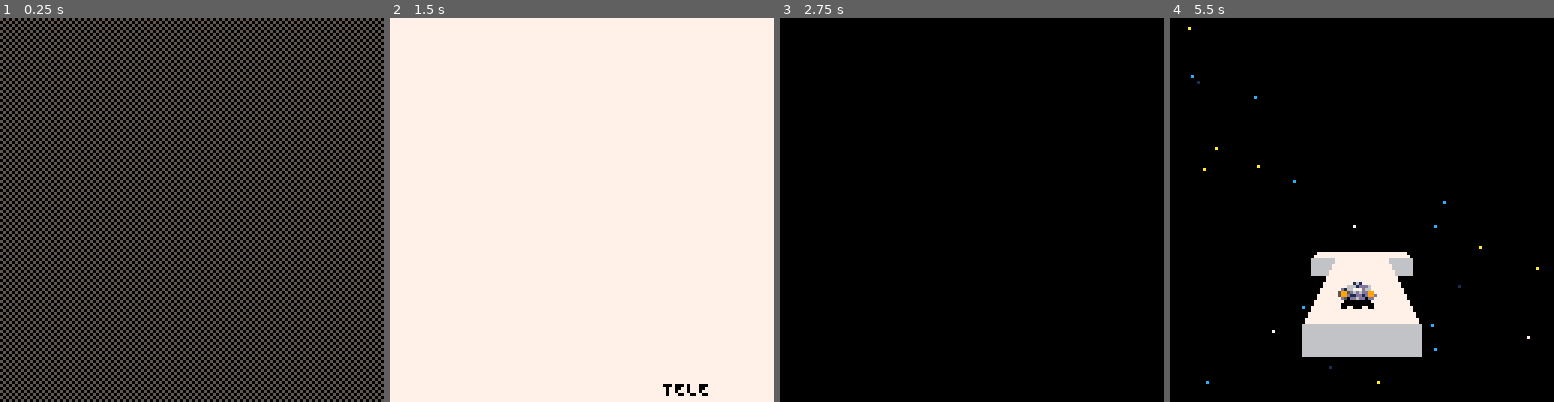
Above: before the commit, frames 1-4 (left to right).
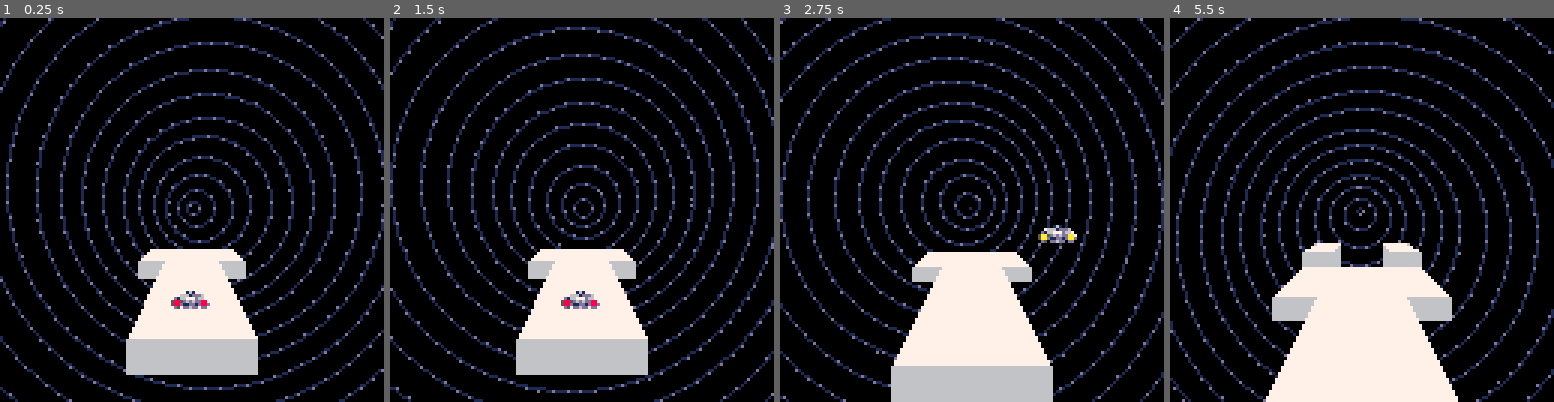
Above: after the commit, the same moments.

Repository: hunterbridges/p8-skyroads
Game: PICO-8 cartridge skyroads.p8
Same seed, same stepped clock (60 frames per second), same inputs: the game is played once before the commit and once after it.
Inputs:
- Up to frame 1 (0.25 s): no input
- Up to frame 2 (1.5 s): tap O (Z key) at 0.7 s
- Up to frame 3 (2.75 s): hold Right 1.6-2.1 s; tap O (Z key) at 1.7, 2.1, 2.5 s; hold Up 2.15-2.42 s; hold Right from 2.47 s (still down)
- Up to frame 4 (5.5 s): tap O (Z key) every 0.4 s from 2.9 to 5.3 s; release Right at 3.03 s; hold Left 3.08-3.58 s; hold Down 3.63-3.97 s; hold Right 4.02-4.68 s; hold Up 4.73-5.03 s; hold Left from 5.08 s (still down)

The runs differ from the first frame. In frame 1, 60% of the frame differs, in the area x 0-100%, y 0-100%; in frame 2, 95%; in frame 3, 24%; in frame 4, 23%.

Commit message:
Warpy bg

Diff:
--- a/bg.lua
+++ b/bg.lua
@@ -2,7 +2,7 @@
 star_f=2
 star_t=0
 stars={}
-cur_bg = 1
+cur_bg = 2
 
 -- bg 1: stars
 function build_stars()
@@ -48,6 +48,48 @@
 	end
 end
 
+-- bg 2: warp
+
+warp_r = 0
+warp_dur = 240
+warp_off = 0
+
+function update_warp()
+    warp_r = warp_r + 0.5
+    warp_r = warp_r % warp_dur
+    warp_off = (warp_off + 1 / 32) % 1
+end
+
+function draw_warp()
+    local x=64
+    local y=64
+    local i
+
+    local step = 4
+    local i = 0
+    while i < 96 do
+        local step_r = (warp_r + i) % warp_dur
+        local rad = flr(i + warp_off * step)
+
+        x = x + cos(step_r / warp_dur)
+        y = y + sin(step_r / warp_dur)
+
+        local circrad = 0
+
+        circ(x,y,rad,1)
+
+        if rad > 0 then
+            for j=0,1,0.75/rad do
+                local radj = (j + i / 32) % 1
+                circfill(x+cos(radj)*rad,y+sin(radj)*rad,circrad,13)
+            end
+        end
+
+        i = i + step
+        step = step + 0.5
+    end
+end
+
 -- bg hooks
 function build_bg()
     build_stars()
@@ -56,11 +98,15 @@
 function update_bg()
     if cur_bg == 1 then
         update_stars()
+    elseif cur_bg == 2 then
+        update_warp()
     end
 end
 
 function draw_bg()
     if cur_bg == 1 then
         draw_stars()
+    elseif cur_bg == 2 then
+        draw_warp()
     end
 end
--- a/game.lua
+++ b/game.lua
@@ -55,8 +55,6 @@
 	update_bg()
 end
 
-game_state = STATE_SPLASH
-
 function update_game()
     game_state()
 end
@@ -83,3 +81,5 @@
         draw_fg()
     end
 end
+
+game_state = STATE_RUNNING
Not shown, changed: the sound effects (__sfx__) section of skyroads.p8
